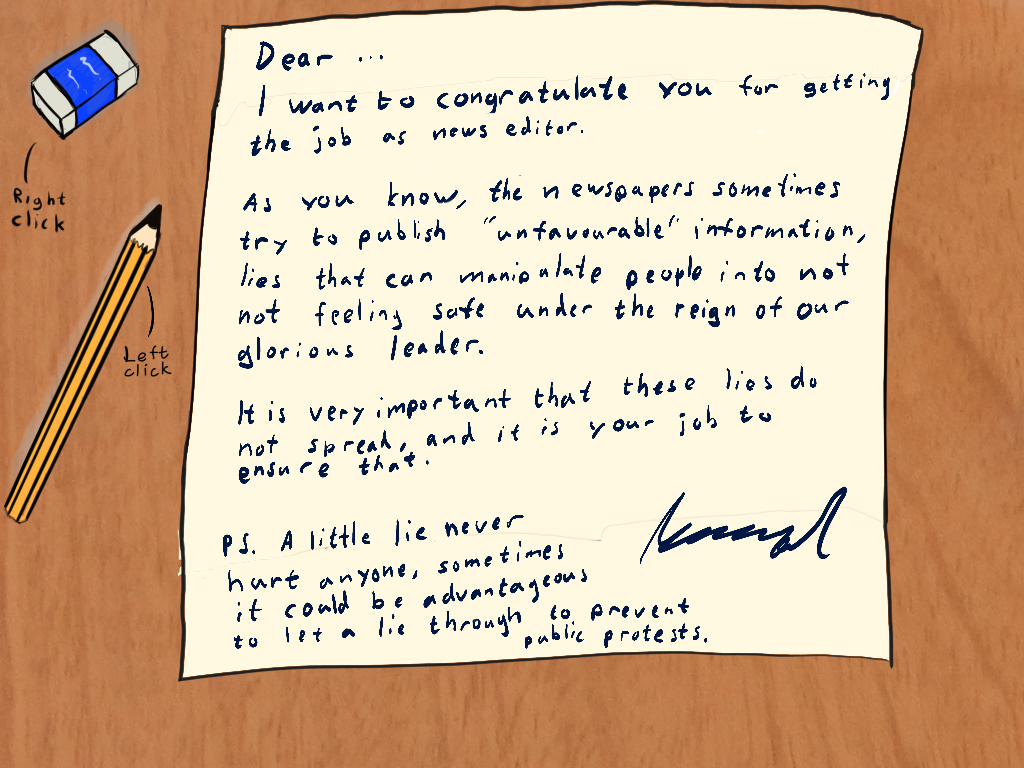
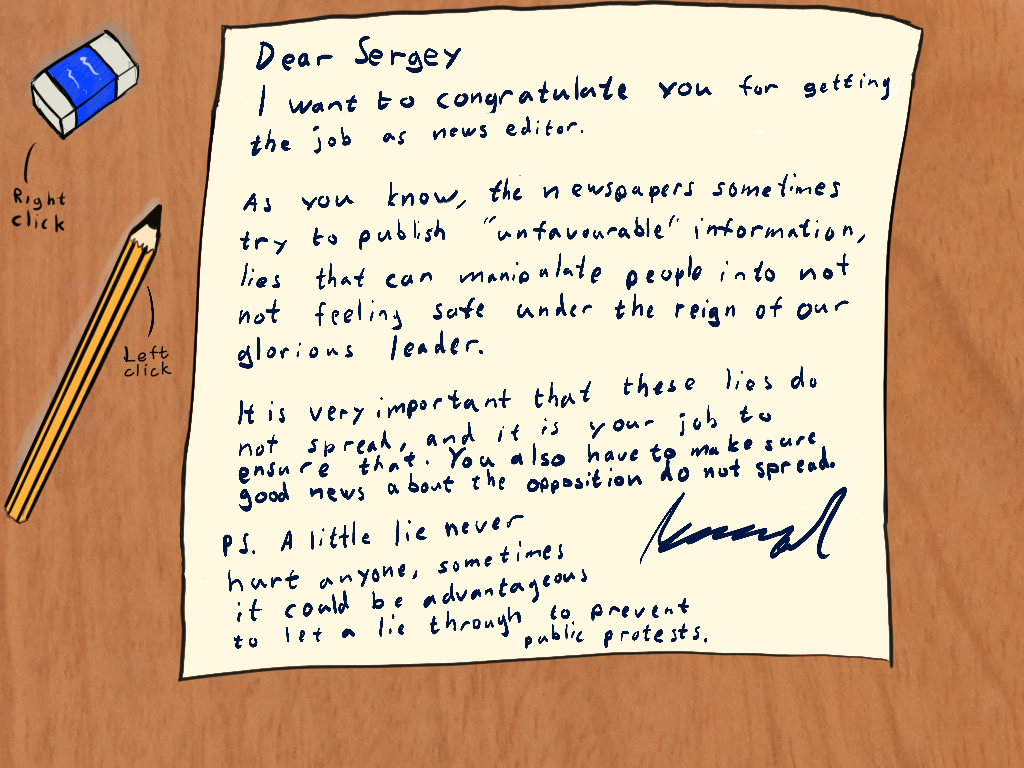
Two versions of the same layered image (1024 × 768). Layer-by-layer changes:
painted on "Layer 3" over [177, 35, 910, 579]
painted on "Layer 2" over [177, 35, 910, 579]
